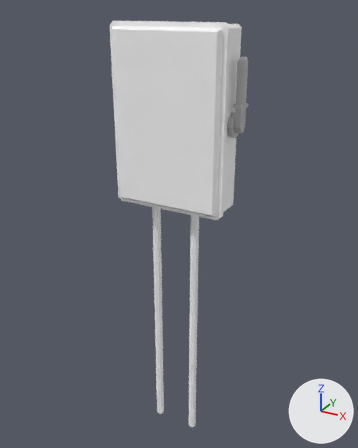
The FBX model Import/Powerbox.fbx: old version first, new version second.
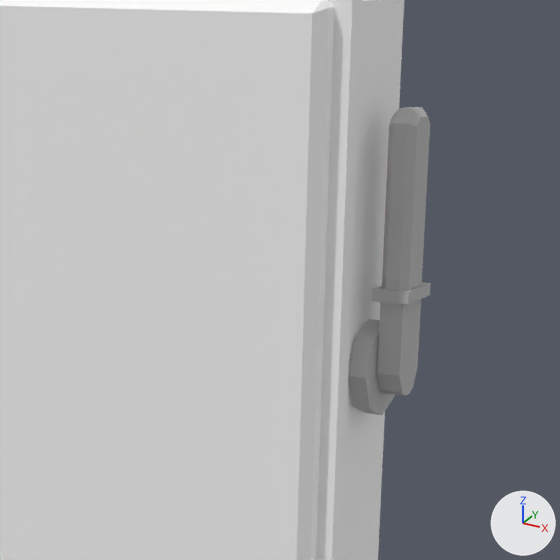
There are two pictures of each version: one whole from a 50 mm lens placed at (1.023, -1.825, 0.812), pointed at (-0.003, 0.041, -0.121), one close up on the part from 38% to 79% of the width and 6% to 39% of the height. The axes (+X, +Y, +Z) are drawn at lower right. The lights are the same throughout. Where no turn or scale is listed for an object, it has been applied to the vertices.
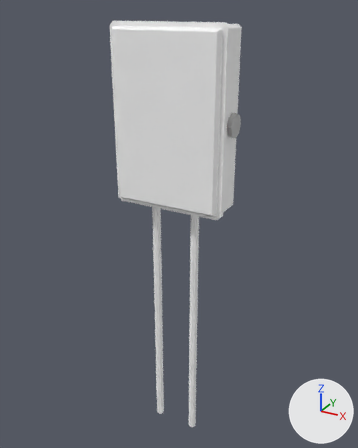
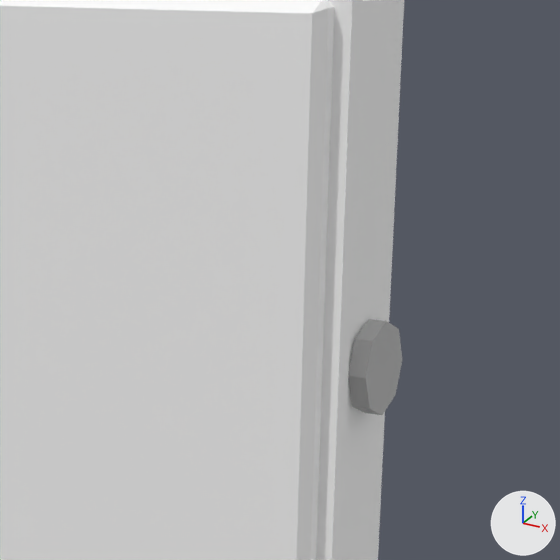
Patch to the scene script:
```diff
--- a/Import/Powerbox.fbx.py
+++ b/Import/Powerbox.fbx.py
@@ ob_pcube3 @@
-ob_pcube3 = bpy.data.objects.new('pCube3', me_mesh_002)
-ob_pcube3.location = (0.287, 0.013, 0.5)
```

Location of each change, (x1, y1, x2, y2) in pixels of the close-ups (560 x 560 px):
'pCube3', deleted: before (372, 107, 431, 396)
